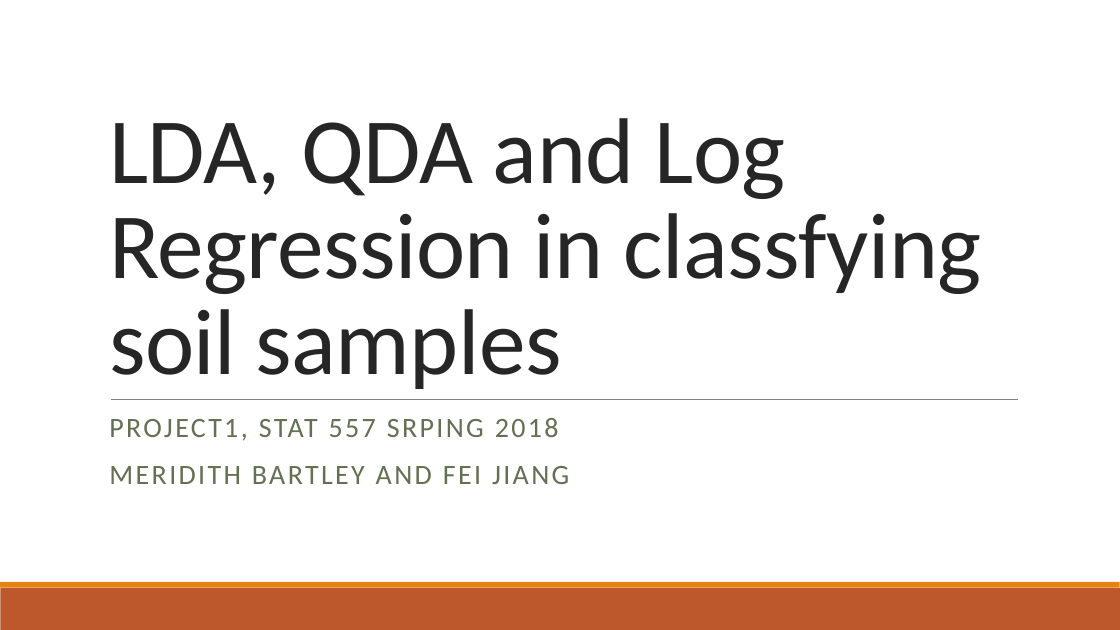
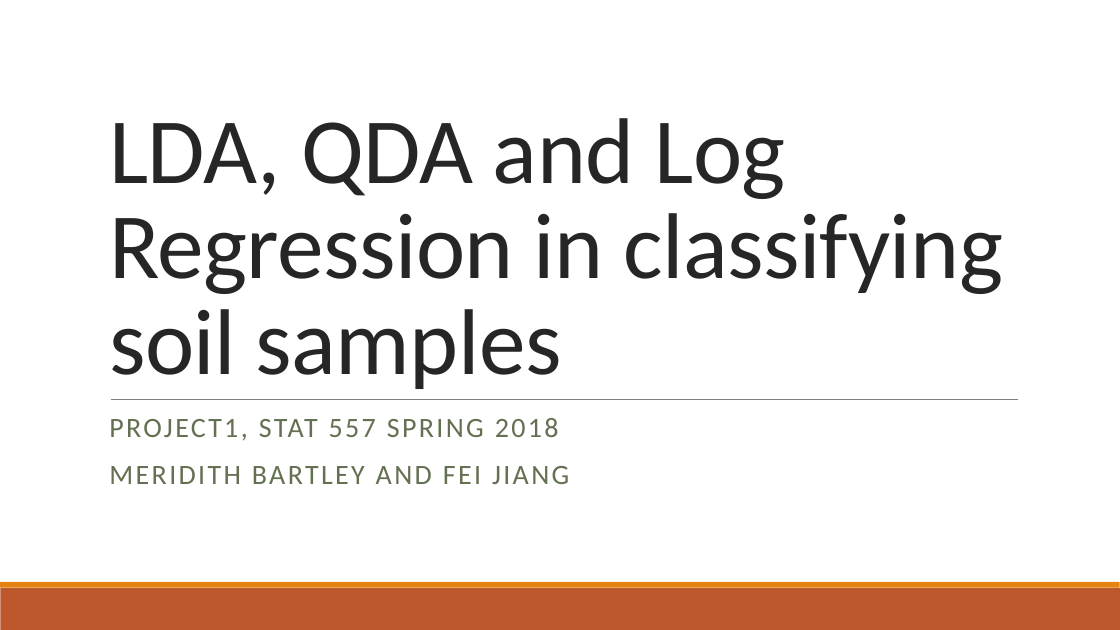
Before and after one commit to MLBartley/DataMiningCourse, a slide deck: slide 1 of Project1Slides.pptx. Drawn at 1120x630 pixels with LibreOffice and Linux fonts; fonts in the diff are those of the drawing. Boxes give left, top, right and bottom in pixels: in the first picture for what was removed or moved away, otherwise in the second. Text is boxed around its words. In the diff, an @@ line names an element or a change of style, - is before the commit and + after.

Commit message:
typo correction

```diff
--- a/Project1Slides.pptx
+++ b/Project1Slides.pptx
@@ title at [109,118,1003,389]: text changed @@
-LDA, QDA and Log Regression in classfying soil samples
+LDA, QDA and Log Regression in classifying soil samples
@@ subtitle at [109,418,559,441]: text changed @@
-PROJECT1, STAT 557 SRPING 2018
+PROJECT1, STAT 557 SPRING 2018
```
